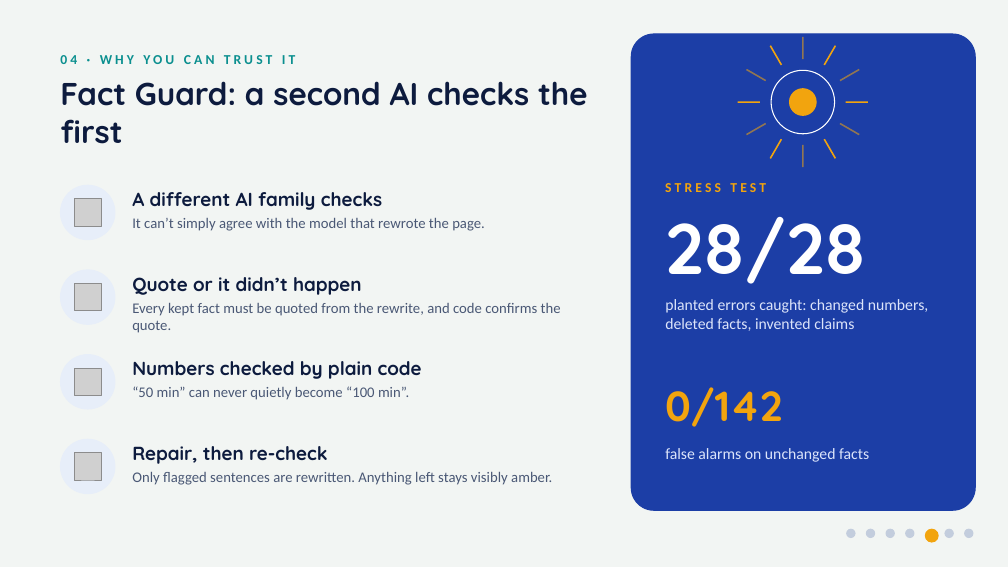
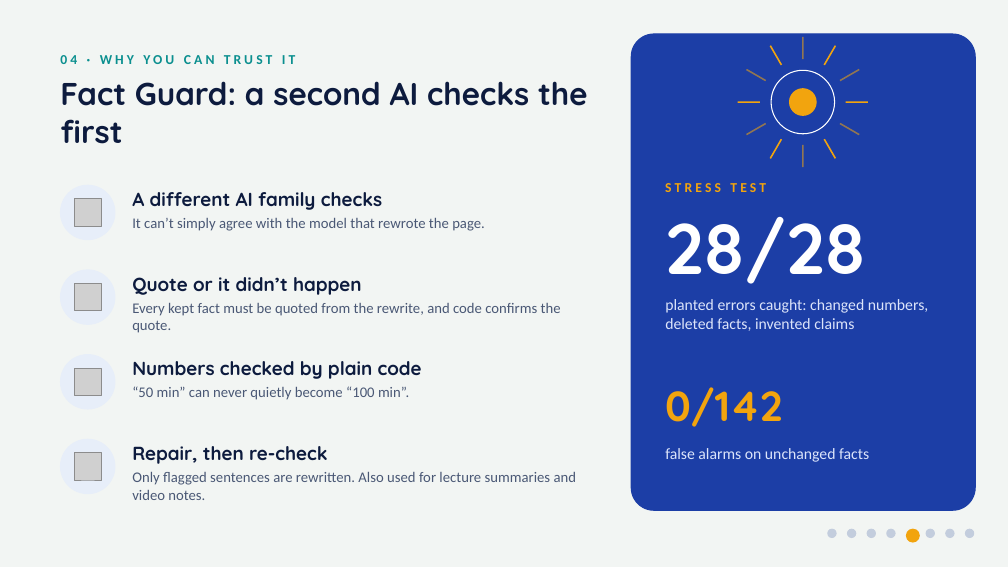
Before and after one commit to raheemxghumman/roshni, a slide deck: slide 5 of slides/Roshni-AICON26-Demo.pptx. Drawn at 1008x567 pixels with LibreOffice and Linux fonts; fonts in the diff are those of the drawing; grey boxes stand for pictures. Boxes give left, top, right and bottom in pixels: in the first picture for what was removed or moved away, otherwise in the second. Text is boxed around its words. In the diff, an @@ line names an element or a change of style, - is before the commit and + after.

```diff
--- a/slides/Roshni-AICON26-Demo.pptx
+++ b/slides/Roshni-AICON26-Demo.pptx
@@ text at bbox=[132, 472, 577, 500]: text changed @@
-Only flagged sentences are rewritten. Anything left stays visibly amber.
+Only flagged sentences are rewritten. Also used for lecture summaries and video notes.
@@ 4 ellipses: place and size @@
-4 ellipses at bbox=[847, 529, 954, 542]
+4 ellipses at bbox=[828, 529, 935, 542]
```
Also in this commit, not shown: 6 other slides changed, 1 slide added, 2 other files.
